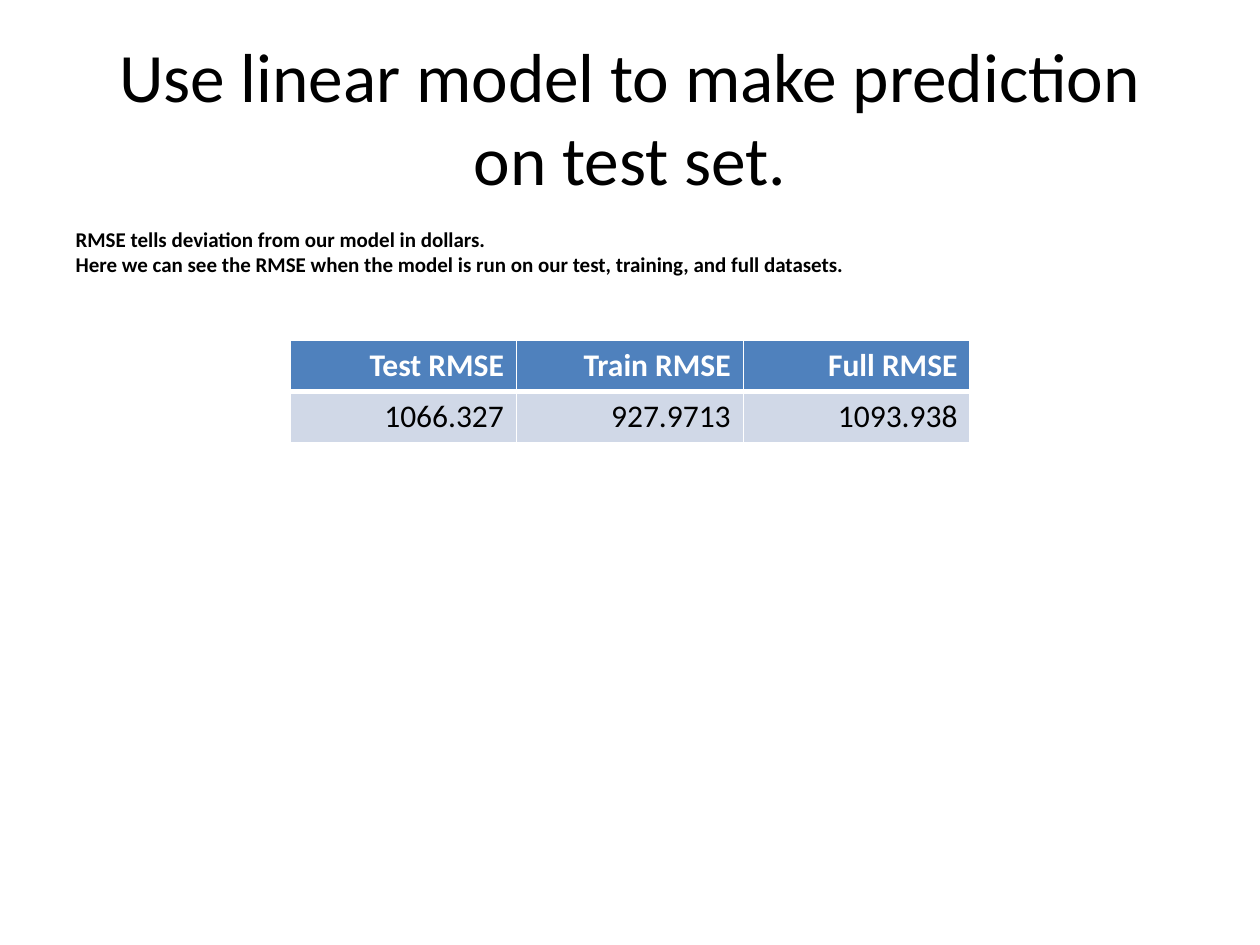
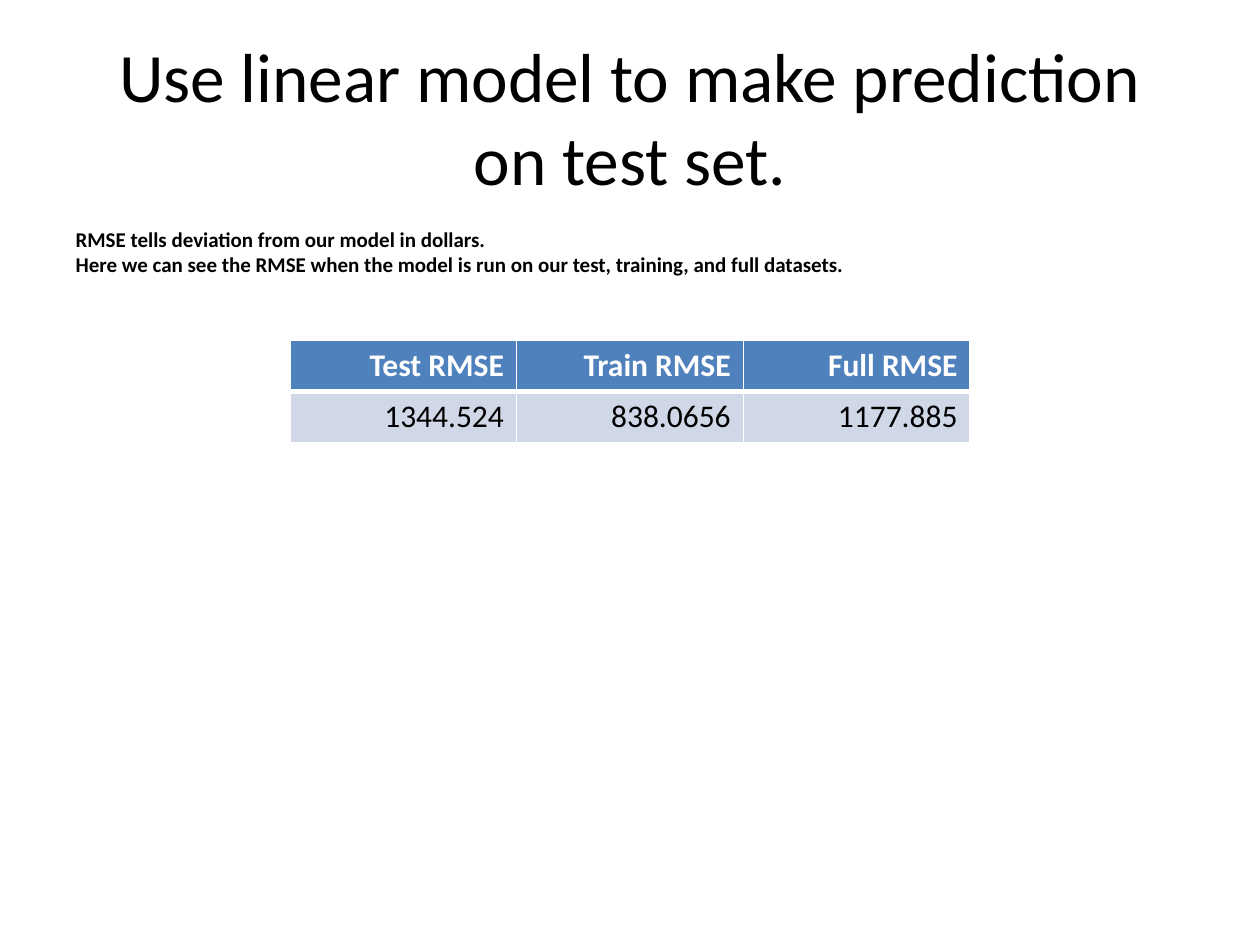
Before and after one commit to msherga/CaseStudy2DDS, a slide deck: slide 10 of Slides/casestudy2ppt.pptx. Drawn at 1260x945 pixels with LibreOffice and Linux fonts; fonts in the diff are those of the drawing. Boxes give left, top, right and bottom in pixels: in the first picture for what was removed or moved away, otherwise in the second. Text is boxed around its words. In the diff, an @@ line names an element or a change of style, - is before the commit and + after.

```diff
--- a/Slides/casestudy2ppt.pptx
+++ b/Slides/casestudy2ppt.pptx
@@ table at bbox=[290, 340, 970, 441] @@
-row 2: 1066.327 | 927.9713 | 1093.938
+row 2: 1344.524 | 838.0656 | 1177.885
```
Also in this commit, not shown: 6 other slides changed, 2 other files.
